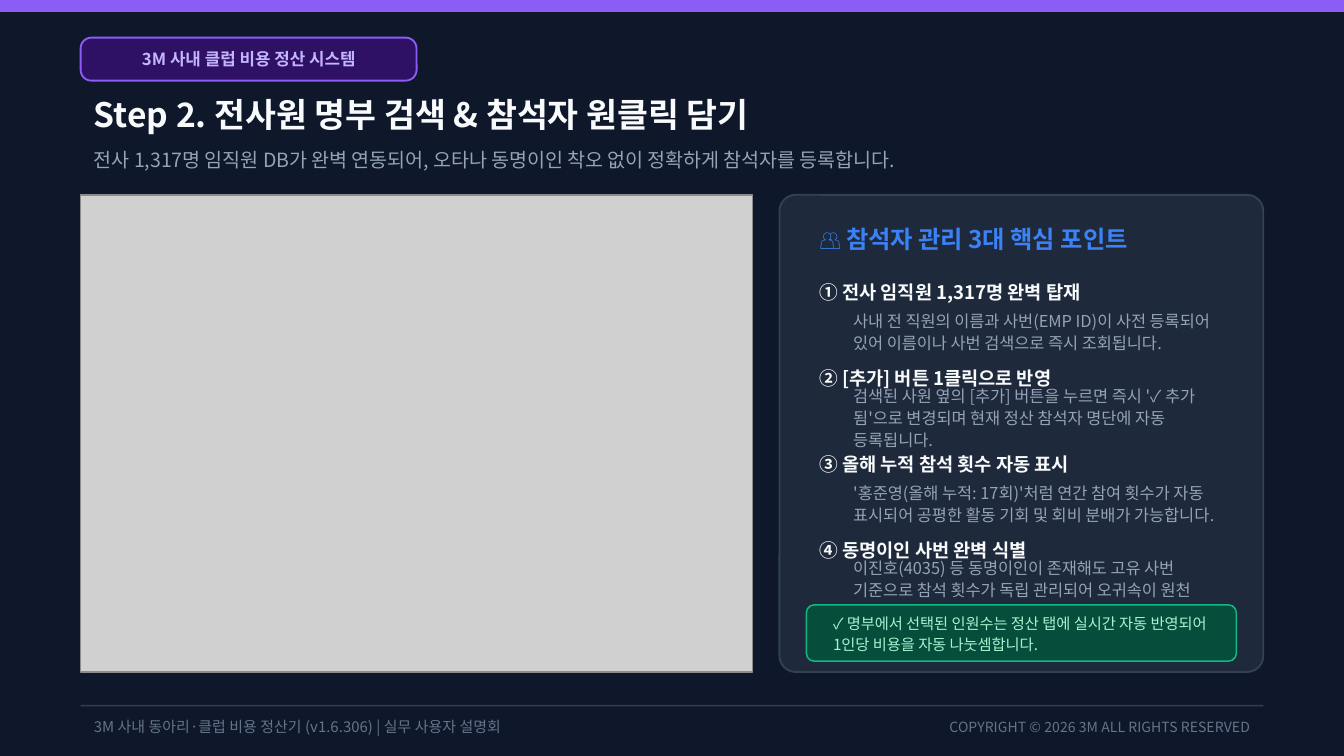
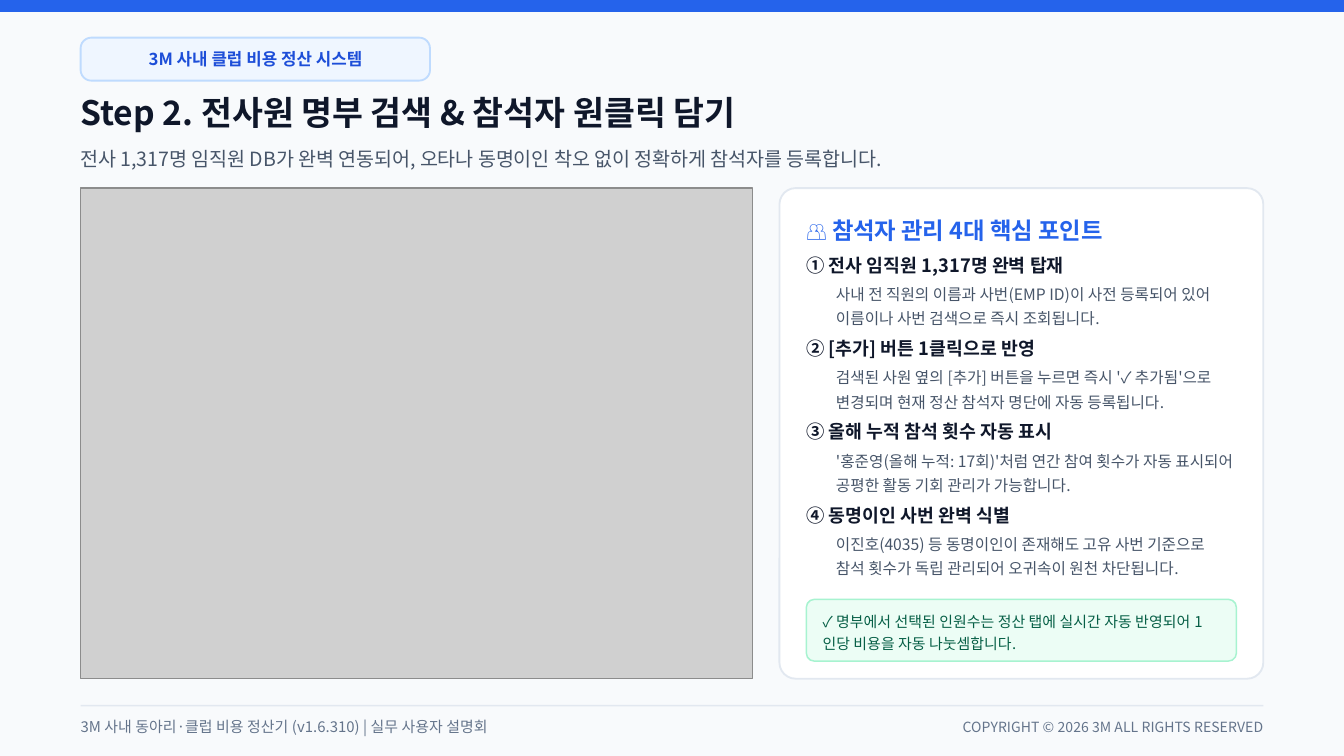
Before and after one commit to gochujangs33-dot/Club-expense, a slide deck: slide 4 of 3M_사내_클럽_비용_정산_시스템_사용_설명회.pptx. Drawn at 1344x756 pixels with LibreOffice and Linux fonts; fonts in the diff are those of the drawing; grey boxes stand for pictures. Boxes give left, top, right and bottom in pixels: in the first picture for what was removed or moved away, otherwise in the second. Text is boxed around its words. In the diff, an @@ line names an element or a change of style, - is before the commit and + after.

Commit message:
v1.6.311: 발표용 설명회 PPT 라이트 테마 전면 개편(줄간격/여백 최적화) 및 결산 보고서 소진율 퍼센트 줄바꿈 방지

```diff
--- a/3M_사내_클럽_비용_정산_시스템_사용_설명회.pptx
+++ b/3M_사내_클럽_비용_정산_시스템_사용_설명회.pptx
@@ rectangle at (0, 0, 1344, 755): fill #0F172A to #F8FAFC; outline #0F172A 1 pt to #F8FAFC 1 pt @@
@@ rectangle at (0, 0, 1344, 11): fill #8B5CF6 to #2563EB; outline #8B5CF6 1 pt to #2563EB 1 pt @@
@@ text "3M 사내 클럽 비용 정산 ..." at (149, 51, 362, 67): text colour #C4B5FD to #1D4ED8 @@
@@ rounded rectangle: place and size @@
-rounded rectangle at (81, 38, 417, 81)
+rounded rectangle at (81, 38, 430, 81)
@@ rounded rectangle at (81, 38, 430, 81): fill #2E1065 to #EFF6FF; outline #8B5CF6 1 pt to #BFDBFE 1 pt @@
@@ text "Step 2. 전사원 명부 검색 ..." at (81, 96, 736, 133): text colour #F8FAFC to #0F172A @@
@@ text "전사 1,317명 임직원 DB가 완벽 ..." at (81, 149, 882, 170): text colour #94A3B8 to #475569 @@
@@ picture: place and size @@
-picture at (81, 195, 753, 672)
+picture at (81, 188, 753, 679)
@@ rounded rectangle: place and size @@
-rounded rectangle at (780, 195, 1263, 672)
+rounded rectangle at (780, 188, 1263, 679)
@@ rounded rectangle at (780, 188, 1263, 679): fill #1E293B to #FFFFFF; outline #334155 1 pt to #E2E8F0 1 pt; proportions changed @@
@@ text at (832, 219, 1102, 241): text changed; size 13 to 12.5 pt; text colour #3B82F6 to #2563EB @@
-👥 참석자 관리 3대 핵심 포인트
+👥 참석자 관리 4대 핵심 포인트
@@ text "① 전사 임직원 1,317명 완벽 ...": place and size @@
-text "① 전사 임직원 1,317명 완벽 ..." at (820, 283, 1080, 303)
+text "① 전사 임직원 1,317명 완벽 ..." at (806, 256, 1064, 276)
@@ text "사내 전 직원의 이름과 사번(EMP ...": place and size @@
-text "사내 전 직원의 이름과 사번(EMP ..." at (853, 313, 1210, 350)
+text "사내 전 직원의 이름과 사번(EMP ..." at (836, 287, 1210, 326)
@@ text "② [추가] 버튼 1클릭으로 반영": place and size @@
-text "② [추가] 버튼 1클릭으로 반영" at (820, 369, 1051, 390)
+text "② [추가] 버튼 1클릭으로 반영" at (806, 339, 1035, 358)
@@ text "검색된 사원 옆의 [추가] 버튼을 ...": place and size @@
-text "검색된 사원 옆의 [추가] 버튼을 ..." at (853, 385, 1195, 447)
+text "검색된 사원 옆의 [추가] 버튼을 ..." at (836, 370, 1211, 410)
@@ text "③ 올해 누적 참석 횟수 ...": place and size @@
-text "③ 올해 누적 참석 횟수 ..." at (820, 455, 1069, 473)
+text "③ 올해 누적 참석 횟수 ..." at (806, 422, 1053, 440)
@@ text at (836, 454, 1233, 493): text changed; size 8.8 to 8.4 pt; text colour #94A3B8 to #475569 @@
-'홍준영(올해 누적: 17회)'처럼 연간 참여 횟수가 자동 표시되어 공평한 활동 기회 및 회비 분배가 가능합니다.
+'홍준영(올해 누적: 17회)'처럼 연간 참여 횟수가 자동 표시되어 공평한 활동 기회 관리가 가능합니다.
@@ size 10 to 9.8 pt, text colour #F8FAFC to #0F172A in 4 elements at (806, 256, 1064, 276), (806, 339, 1035, 358), (806, 422, 1053, 440), (806, 506, 1011, 524) @@
@@ text "④ 동명이인 사번 완벽 식별": place and size @@
-text "④ 동명이인 사번 완벽 식별" at (820, 541, 1026, 562)
+text "④ 동명이인 사번 완벽 식별" at (806, 506, 1011, 524)
@@ size 8.8 to 8.4 pt, text colour #94A3B8 to #475569; line spacing 12pt to 13pt in 3 elements at (836, 287, 1210, 326), (836, 370, 1211, 410), (836, 537, 1205, 576) @@
@@ text "이진호(4035) 등 동명이인이 존재해도 고유 ...": place and size @@
-text "이진호(4035) 등 동명이인이 존재해도 고유 ..." at (853, 557, 1191, 624)
+text "이진호(4035) 등 동명이인이 존재해도 고유 ..." at (836, 537, 1205, 576)
@@ rounded rectangle: place and size @@
-rounded rectangle at (806, 605, 1236, 661)
+rounded rectangle at (806, 599, 1236, 661)
@@ rounded rectangle at (806, 599, 1236, 661): fill #064E3B to #ECFDF5; outline #10B981 0.8 pt to #A7F3D0 0.8 pt; proportions changed @@
@@ text "✓ 명부에서 선택된 인원수는 정산 ..." at (836, 614, 1190, 651): size 8.2 to 8 pt, text colour #A7F3D0 to #065F46; line spacing 11pt to 12pt @@
@@ text at (81, 719, 487, 735): text changed @@
-3M 사내 동아리·클럽 비용 정산기 (v1.6.306) | 실무 사용자 설명회
+3M 사내 동아리·클럽 비용 정산기 (v1.6.310) | 실무 사용자 설명회
@@ line (81, 706) - (1263, 706): stroke #334155 0.8 pt to #E2E8F0 0.8 pt @@
@@ text "COPYRIGHT © 2026 3M ALL ...": place and size @@
-text "COPYRIGHT © 2026 3M ALL ..." at (949, 722, 1250, 732)
+text "COPYRIGHT © 2026 3M ALL ..." at (963, 721, 1263, 732)
```
Also in this commit, not shown: 11 other slides changed, 17 other files.
